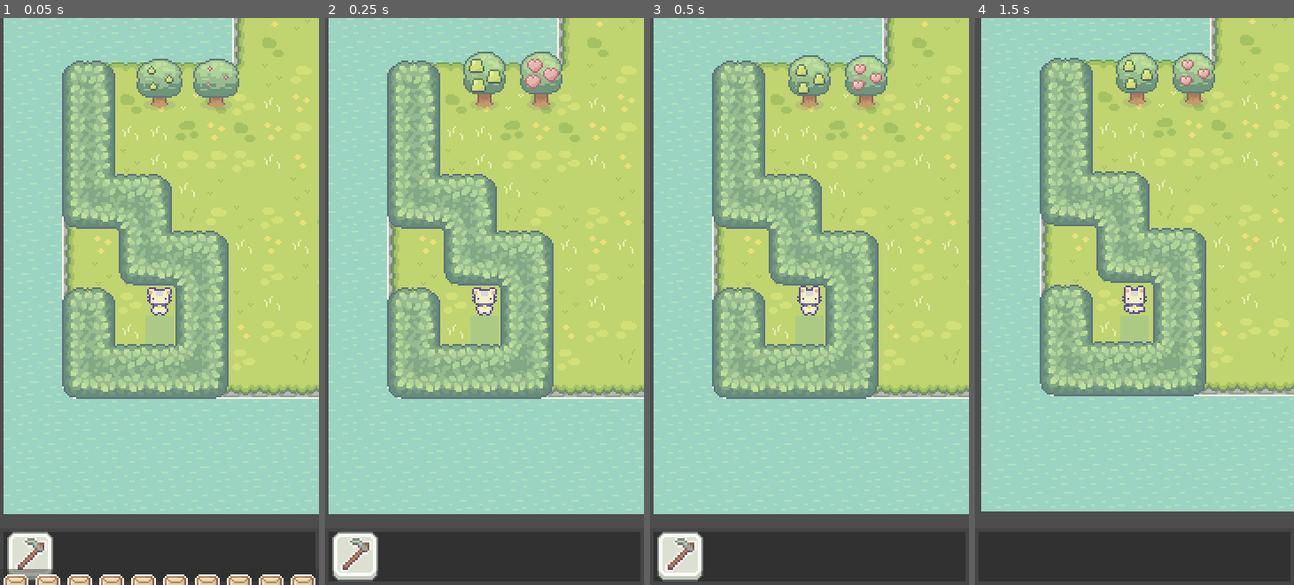
Above: before the commit, frames 1-4 (left to right).
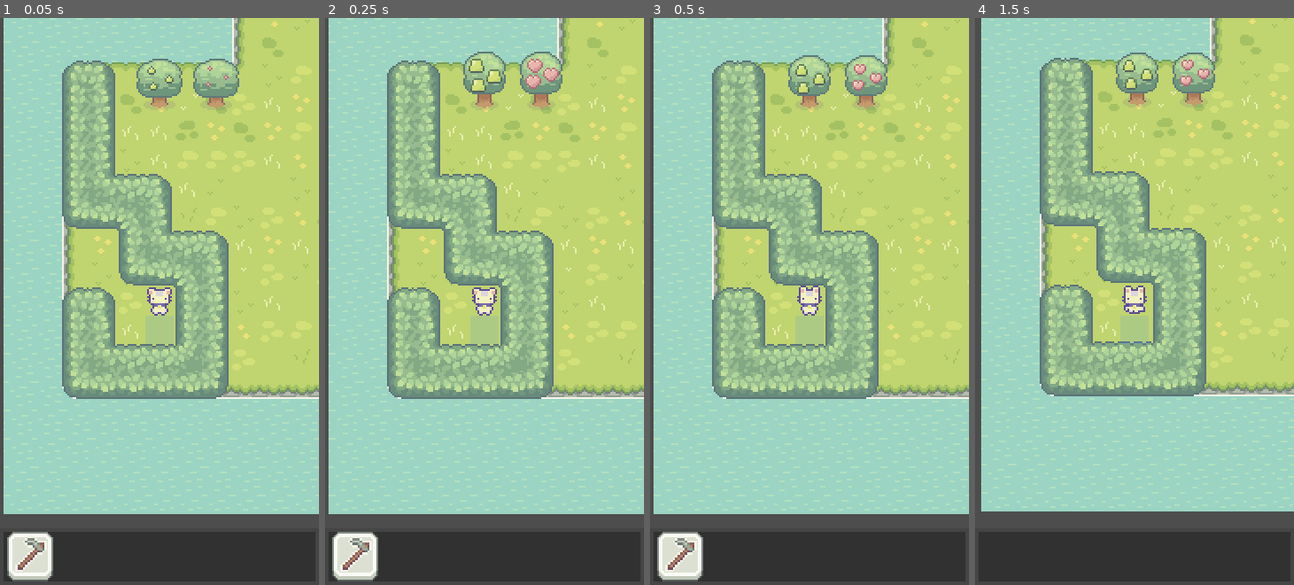
Above: after the commit, the same moments.

Repository: super-goose/garden_land
Game: Godot game, scene res://main.tscn
The game is run twice, just before and just after one commit, with the same random seed, the same clock (stepped at 60 frames per second) and the same inputs.
Inputs (mouse positions are in pixels of both pictures, inside the frame that each line leads up to):
- Up to frame 1 (0.05 s): no input
- Up to frame 2 (0.25 s): no input
- Up to frame 3 (0.5 s): no input
- Up to frame 4 (1.5 s): move the mouse to (1204, 273) at 0.52 s; hold W (water) 0.53-1.28 s; tap H (hoe) at 0.6 s; click (1204, 273) at 0.67 s; tap C (chop) at 0.77 s; tap Enter at 1.25 s; move the mouse to (1070, 329) at 1.27 s; tap W (water) at 1.35 s; click (1070, 329) at 1.42 s

The runs differ from the first frame. In frame 1, 1.5% of the frame differs, in the area x 1-99%, y 97-100%; in frame 2, nothing differs; in frame 3, nothing differs; in frame 4, nothing differs.

Commit message:
more plot location options, corn, and better watering

Diff:
--- a/globals/level_generation_util.gd
+++ b/globals/level_generation_util.gd
@@ -41,9 +41,9 @@
 	if plantable_tiles.find(c) > -1:
 #		print('this is already tilled land')
 		return
-	if not __is_surrounded_by_walkable_tiles(c):
-#		print("you can't do this too close to the edge of walkable space")
-		return
+#	if not __is_surrounded_by_walkable_tiles(c):
+##		print("you can't do this too close to the edge of walkable space")
+#		return
 
 	plantable_tiles.push_front(c)
 	emit_signal('plantable_tiles_modified')
--- a/scenes/character.gd
+++ b/scenes/character.gd
@@ -149,7 +149,7 @@
 func _on_animated_sprite_2d_animation_finished():
 	if state == 'water' and current_plant:
 		if not watering_happened:
-			current_plant.increase_stage()
+			current_plant.trigger_increase_stage()
 			watering_happened = true
 		set_state('idle')
 
--- a/scenes/garden_plot.gd
+++ b/scenes/garden_plot.gd
@@ -1,96 +1,73 @@
 class_name GardenPlot
 extends Area2D
 
-#enum TYPE {
-#	_corn, _still_corn, carrot, cauliflower, tomato,
-#	eggplant, _blue_flower, lettuce, wheat, pumpkin,
-#	parsnip, _rose, beet, _star_fruit, cucumber
-#}
 @export var type : Constants.TYPE = Constants.TYPE.None #TYPE
-
-var action_types: Array[Constants.ACTIONS] = [Constants.ACTIONS.Hoe, Constants.ACTIONS.Water, Constants.ACTIONS.Sow]
 
 enum STAGE { empty, sprout, growing, showing, ready, corn }
 @export var stage : STAGE = STAGE.empty
 
-@export var debug_name : String = ''
-
-# Called when the node enters the scene tree for the first time.
 func _ready():
-#	print(int(type))
-#	print(int(stage))
 	$FarmingPlants.visible = stage != STAGE.empty
-	$FarmingPlants.frame = int(stage)
+	$FarmingPlants.frame = 0
 
 func set_stage(s: STAGE):
 	stage = s
 	$FarmingPlants.visible = stage != STAGE.empty
-	$FarmingPlants.frame = int(stage) - 1
+	var new_frame = {
+		STAGE.empty: -1,
+		STAGE.sprout: 0,
+		STAGE.growing: 1,
+		STAGE.showing: 2,
+		STAGE.corn: 3,
+		STAGE.ready: 4 if type == Constants.TYPE.Corn else 3,
+	}[s]
+	$FarmingPlants.frame = new_frame
+
+func trigger_increase_stage():
+	if $StageTimer.is_stopped():
+		$StageTimer.start()
+
+func _on_stage_timer_timeout():
+	increase_stage()
 
 func increase_stage():
-#	print('increasing stage for %s' % debug_name)
-	if not type or stage == STAGE.ready:
+	if type == Constants.TYPE.None or stage == STAGE.ready:
 		return
+
 	var new_stage = {
 		STAGE.empty: STAGE.sprout,
 		STAGE.sprout: STAGE.growing,
 		STAGE.growing: STAGE.showing,
-		STAGE.showing: STAGE.ready,
+		STAGE.showing: STAGE.corn if type == Constants.TYPE.Corn else STAGE.ready,
+		STAGE.corn: STAGE.ready,
 	}[stage]
 	set_stage(new_stage)
 
 func set_type(t: Constants.TYPE):
 	type = t
-	if type != Constants.TYPE.None:
-		var textures = {
-			Constants.TYPE.Corn: load("res://modified-assets/plant-grow-sprites/corn.png"),
-			Constants.TYPE.Carrot: load("res://modified-assets/plant-grow-sprites/carrot.png"),
-			Constants.TYPE.Cauliflower: load("res://modified-assets/plant-grow-sprites/cauliflower.png"),
-			Constants.TYPE.Tomato: load("res://modified-assets/plant-grow-sprites/tomato.png"),
-			Constants.TYPE.Eggplant: load("res://modified-assets/plant-grow-sprites/eggplant.png"),
-			Constants.TYPE.BlueFlower: load("res://modified-assets/plant-grow-sprites/flower.png"),
-			Constants.TYPE.Lettuce: load("res://modified-assets/plant-grow-sprites/lettuce.png"),
-			Constants.TYPE.Wheat: load("res://modified-assets/plant-grow-sprites/wheat.png"),
-			Constants.TYPE.Pumpkin: load("res://modified-assets/plant-grow-sprites/pumpkin.png"),
-			Constants.TYPE.Parsnip: load("res://modified-assets/plant-grow-sprites/parsnip.png"),
-			Constants.TYPE.Rose: load("res://modified-assets/plant-grow-sprites/rose.png"),
-			Constants.TYPE.Beet: load("res://modified-assets/plant-grow-sprites/beet.png"),
-			Constants.TYPE.StarFruit: load("res://modified-assets/plant-grow-sprites/star-fruit.png"),
-			Constants.TYPE.Cucumber: load("res://modified-assets/plant-grow-sprites/cucumber.png"),
-		}
-		$FarmingPlants.texture = textures[type]
-		$FarmingPlants.hframes = 5 if type == Constants.TYPE.Corn else 4
-		$FarmingPlants.vframes = 1
-		$FarmingPlants.frame = 0
-
-
-"""
-plants:
-0 - corn
-1 - still corn
-2 - carrot
-3 - cauliflower
-4 - tomato
-5 - eggplant
-6 - blue flower
-7 - lettuce
-8 - wheat
-9 - pumpkin
-10 - parsnip
-11 - rose maybe
-12 - beet
-13 - star fruit??
-14 - cucumber
-
-stages:
-0 - sprout
-1 - growing
-2 - showing
-3 - ready
-4 - corn (don't use)
-"""
-
-
+	if type == Constants.TYPE.None:
+		return
+	var textures = {
+		Constants.TYPE.Corn: load("res://modified-assets/plant-grow-sprites/corn.png"),
+		Constants.TYPE.Carrot: load("res://modified-assets/plant-grow-sprites/carrot.png"),
+		Constants.TYPE.Cauliflower: load("res://modified-assets/plant-grow-sprites/cauliflower.png"),
+		Constants.TYPE.Tomato: load("res://modified-assets/plant-grow-sprites/tomato.png"),
+		Constants.TYPE.Eggplant: load("res://modified-assets/plant-grow-sprites/eggplant.png"),
+		Constants.TYPE.BlueFlower: load("res://modified-assets/plant-grow-sprites/flower.png"),
+		Constants.TYPE.Lettuce: load("res://modified-assets/plant-grow-sprites/lettuce.png"),
+		Constants.TYPE.Wheat: load("res://modified-assets/plant-grow-sprites/wheat.png"),
+		Constants.TYPE.Pumpkin: load("res://modified-assets/plant-grow-sprites/pumpkin.png"),
+		Constants.TYPE.Parsnip: load("res://modified-assets/plant-grow-sprites/parsnip.png"),
+		Constants.TYPE.Rose: load("res://modified-assets/plant-grow-sprites/rose.png"),
+		Constants.TYPE.Beet: load("res://modified-assets/plant-grow-sprites/beet.png"),
+		Constants.TYPE.StarFruit: load("res://modified-assets/plant-grow-sprites/star-fruit.png"),
+		Constants.TYPE.Cucumber: load("res://modified-assets/plant-grow-sprites/cucumber.png"),
+	}
+	$FarmingPlants.texture = textures[type]
+	$FarmingPlants.hframes = 5 if type == Constants.TYPE.Corn else 4
+	$FarmingPlants.position = Vector2(0, -12 if type == Constants.TYPE.Corn else -5)
+	$FarmingPlants.vframes = 1
+	$FarmingPlants.frame = 0
 
 func _on_button_pressed():
 	Events.select_garden_plot.emit(self)
--- a/scenes/garden_plot.tscn
+++ b/scenes/garden_plot.tscn
@@ -1,7 +1,7 @@
 [gd_scene load_steps=4 format=3 uid="uid://c8jts7bt4i7p"]
 
 [ext_resource type="Script" path="res://scenes/garden_plot.gd" id="1_81omm"]
-[ext_resource type="Texture2D" uid="uid://bo8ftdxn1g1lb" path="res://Sprout Lands - Sprites - premium pack/Objects/Farming Plants.png" id="2_qybk5"]
+[ext_resource type="Texture2D" uid="uid://cipwv30lu56nv" path="res://modified-assets/plant-grow-sprites/corn.png" id="2_rpaw6"]
 
 [sub_resource type="RectangleShape2D" id="RectangleShape2D_iitex"]
 size = Vector2(18, 18)
@@ -15,11 +15,10 @@
 shape = SubResource("RectangleShape2D_iitex")
 
 [node name="FarmingPlants" type="Sprite2D" parent="."]
-position = Vector2(0, -5)
-texture = ExtResource("2_qybk5")
+position = Vector2(2.08165e-12, -12)
+texture = ExtResource("2_rpaw6")
 hframes = 5
-vframes = 15
-frame = 13
+frame = 3
 
 [node name="Button" type="Button" parent="."]
 modulate = Color(1, 1, 1, 0)
@@ -28,4 +27,8 @@
 offset_right = 8.0
 offset_bottom = 8.0
 
+[node name="StageTimer" type="Timer" parent="."]
+one_shot = true
+
 [connection signal="pressed" from="Button" to="." method="_on_button_pressed"]
+[connection signal="timeout" from="StageTimer" to="." method="_on_stage_timer_timeout"]
--- a/scenes/hud.gd
+++ b/scenes/hud.gd
@@ -27,15 +27,17 @@
 func _handle_display_seed_options(seeds: Array):
 	for child in seeds_container.get_children():
 		child.visible = seeds.has(child.type)
-
 	var t = get_tree().create_tween()
 	var new_position = Vector2(0, pos_y_seeds_in)
+	$Seeds.visible = true
 	t.tween_property($Seeds, 'position', new_position, seeds_duration)
 
 func _handle_hide_seed_options():
 	var t = get_tree().create_tween()
 	var new_position = Vector2(0, pos_y_seeds_out)
-	t.tween_property($Seeds, 'position', new_position, seeds_duration)
+	await t.tween_property($Seeds, 'position', new_position, seeds_duration)
+	$Seeds.visible = false
+
 
 func __populate_seed_options():
 	for seed_type in Constants.TYPE:
--- a/scenes/tree.gd
+++ b/scenes/tree.gd
@@ -6,7 +6,7 @@
 var is_intact = true
 var type : String
 
-var action_types : Array[Constants.ACTIONS] = [Constants.ACTIONS.Chop]
+#var action_types : Array[Constants.ACTIONS] = [Constants.ACTIONS.Chop]
 
 func _ready():
 	type = TYPES[Dice.roll_dn(5) - 1]
